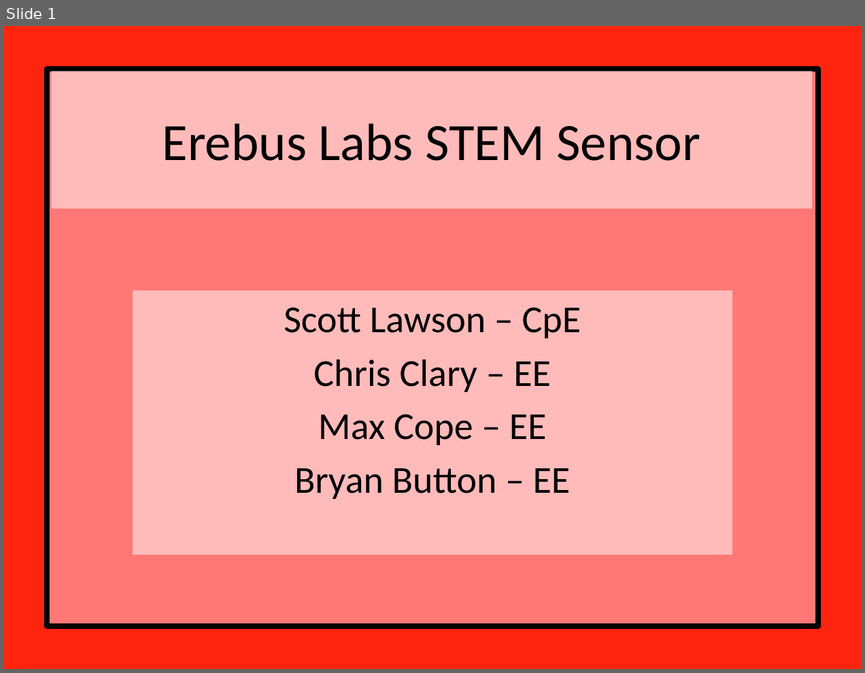
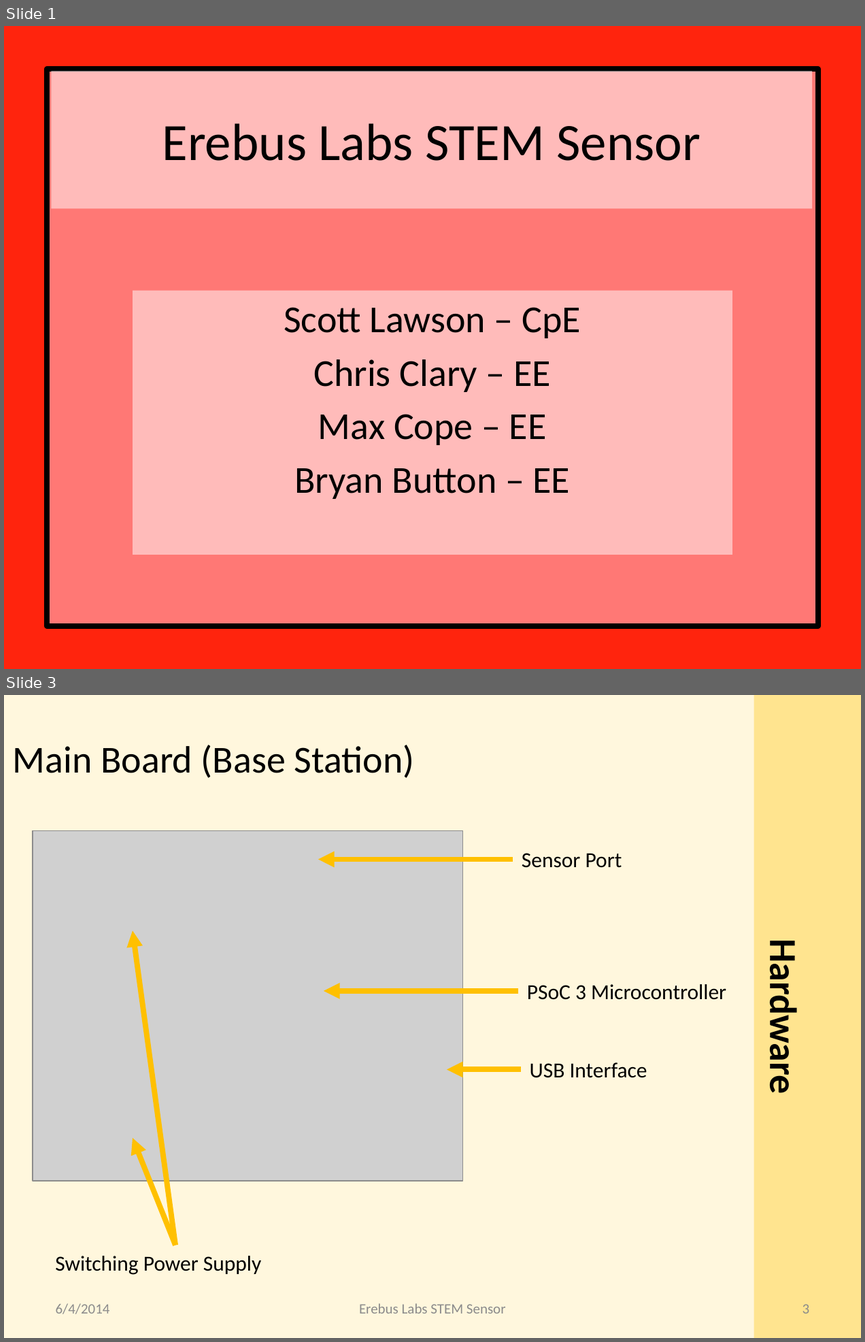
Before and after one commit to erebus-labs/PSU-VOC-SENSOR-2K14, a slide deck: Documents/Capstone Presentation.pptx. Shown one above the other, each under a label of ours: slide 1 before the commit, slides 1 and 3 after it; the slides between them are not shown. The pictures are 865x673 and 865x1342 pixels, drawn with LibreOffice and Linux fonts; fonts in the diff are those of the drawing; grey boxes stand for pictures. Boxes give left, top, right and bottom in pixels: in the first picture for what was removed or moved away, otherwise in the second. Text is boxed around its words. In the diff, an @@ line names an element or a change of style, - is before the commit and + after.

```diff
--- a/Documents/Capstone Presentation.pptx
+++ b/Documents/Capstone Presentation.pptx
@@ slide 3 added at bbox=[4, 695, 861, 1338], background #FFF7DD @@
@@ rectangle added at bbox=[753, 695, 861, 1338], fill #FFE48F @@
@@ text added at bbox=[13, 745, 415, 778], 32 pt, text #000000 @@
+Main Board (Base Station)
@@ picture added at bbox=[33, 830, 462, 1180] @@
@@ text added at bbox=[521, 853, 622, 868], 18 pt, text #000000 @@
+Sensor Port
@@ arrow added from (513, 860) to (318, 860), #FFC000 4.5 pt @@
@@ arrow added from (175, 1245) to (133, 930), #FFC000 4.5 pt @@
@@ text added at bbox=[759, 953, 806, 1089], 32 pt, text #000000, bold @@
+Hardware
@@ arrow added from (518, 991) to (324, 991), #FFC000 4.5 pt @@
@@ text added at bbox=[527, 984, 726, 1000], 18 pt, text #000000 @@
+PSoC 3 Microcontroller
@@ arrow added from (521, 1070) to (447, 1070), #FFC000 4.5 pt @@
@@ text added at bbox=[530, 1062, 647, 1078], 18 pt, text #000000 @@
+USB Interface
@@ arrow added from (175, 1245) to (133, 1138), #FFC000 4.5 pt @@
@@ text added at bbox=[55, 1255, 261, 1274], 18 pt, text #000000 @@
+Switching Power Supply
@@ text added at bbox=[56, 1303, 110, 1314], 12 pt, text #8C8C8C @@
+6/4/2014
@@ text added at bbox=[359, 1303, 506, 1313], 12 pt, text #8C8C8C @@
+Erebus Labs STEM Sensor
@@ page number added at bbox=[802, 1304, 810, 1313], 12 pt, text #8C8C8C @@
+3
```
Also in this commit, not shown: 19 other slides added, 2 slides removed, 4 other files.
